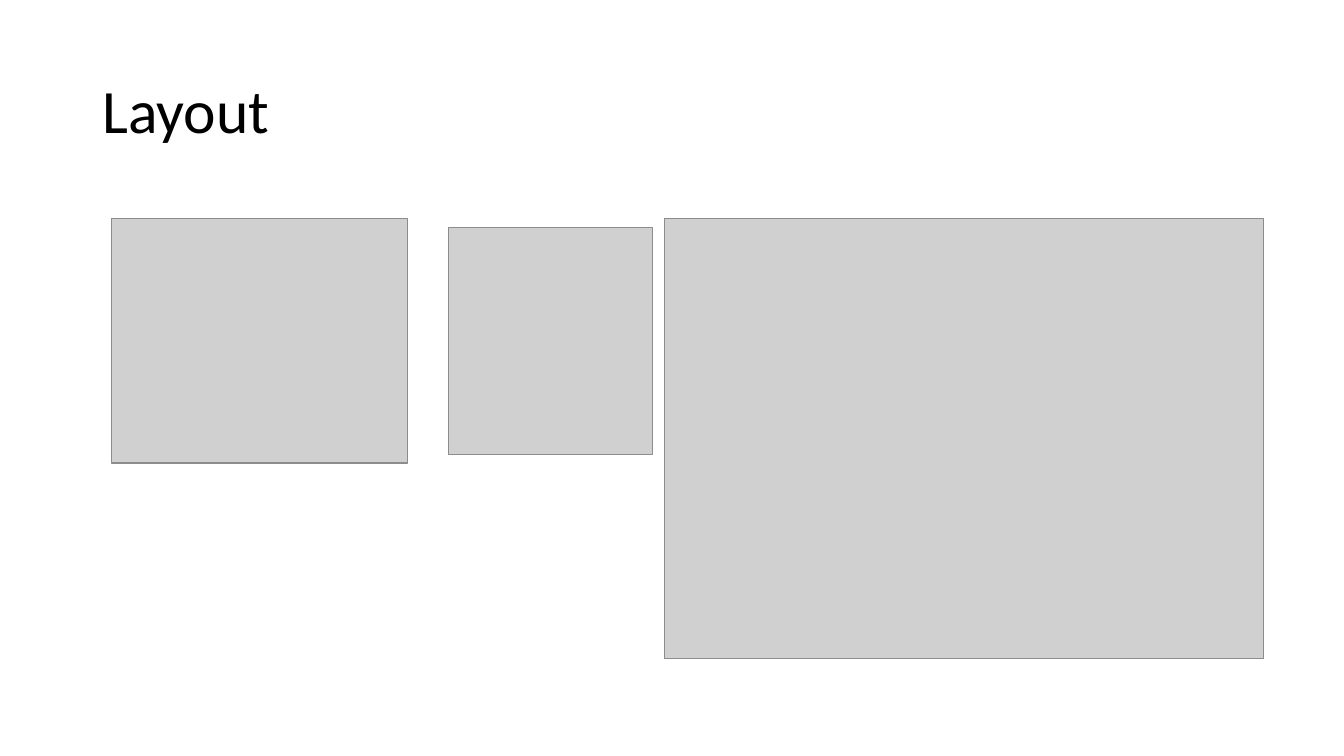
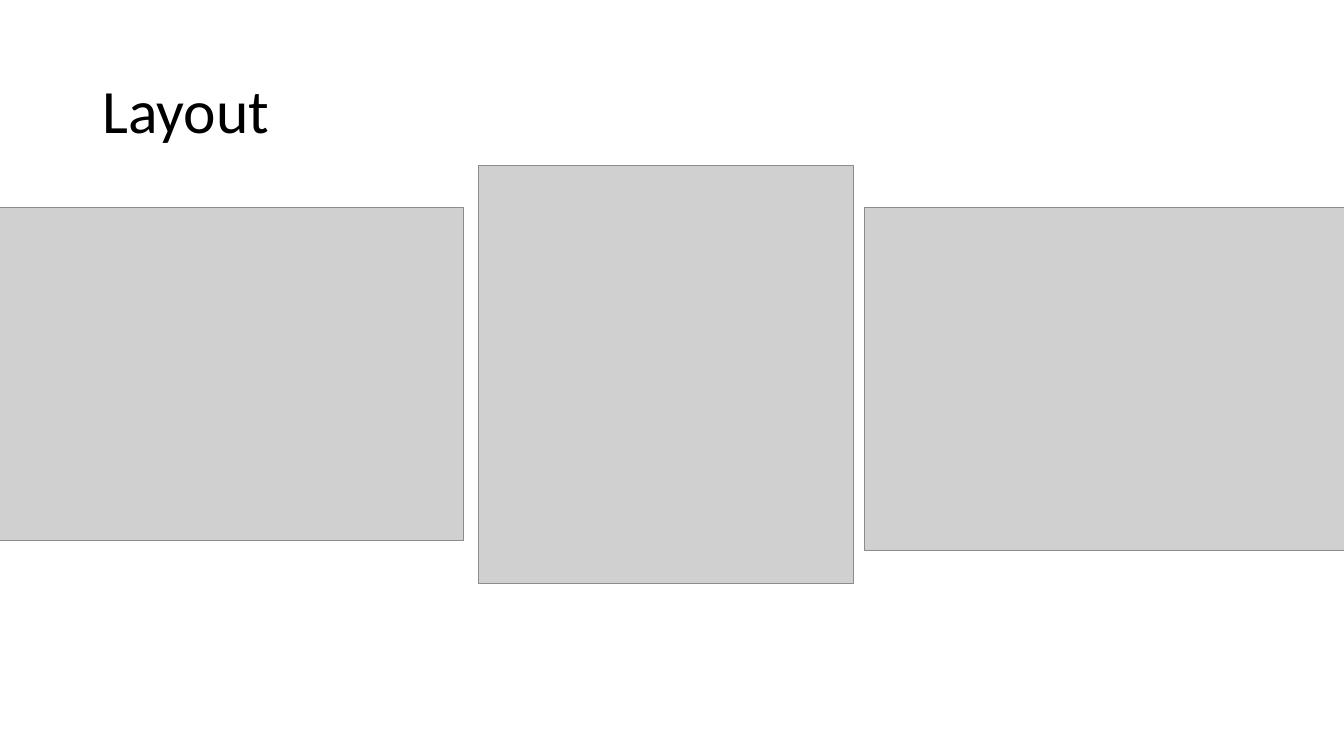
Before and after one commit to jonnyyx/Hole-in-One, a slide deck: slide 3 of BallFall.pptx. Drawn at 1344x756 pixels with LibreOffice and Linux fonts; fonts in the diff are those of the drawing; grey boxes stand for pictures. Boxes give left, top, right and bottom in pixels: in the first picture for what was removed or moved away, otherwise in the second. Text is boxed around its words. In the diff, an @@ line names an element or a change of style, - is before the commit and + after.

```diff
--- a/BallFall.pptx
+++ b/BallFall.pptx
@@ picture added at box(479, 165, 854, 583) @@
@@ picture added at box(0, 208, 464, 540) @@
@@ picture added at box(864, 208, 1344, 551) @@
@@ picture removed at box(112, 219, 408, 464) @@
@@ picture removed at box(449, 227, 652, 454) @@
@@ picture removed at box(664, 219, 1263, 659) @@
```
Also in this commit, not shown: 3 other slides changed.
